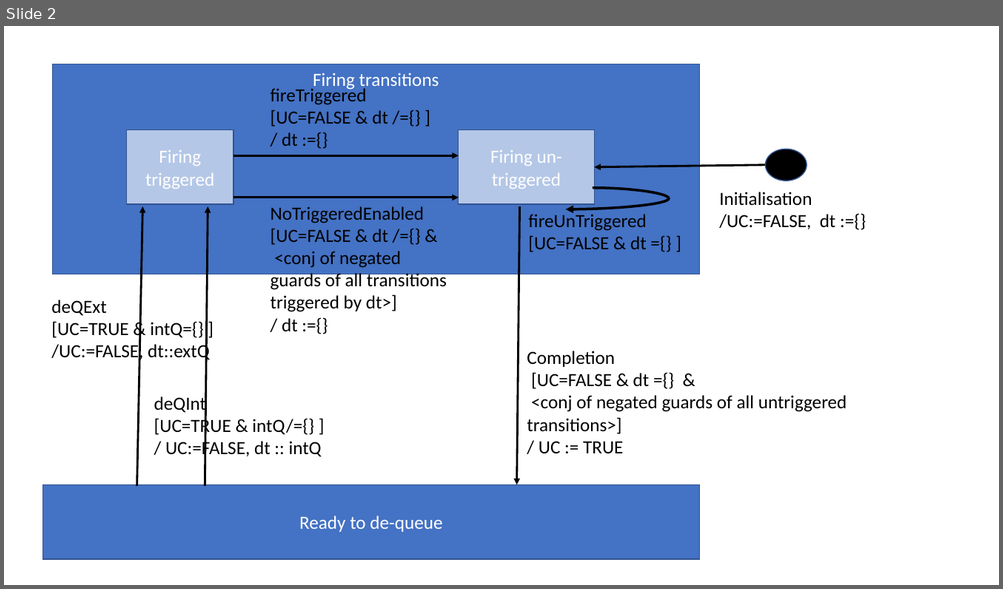
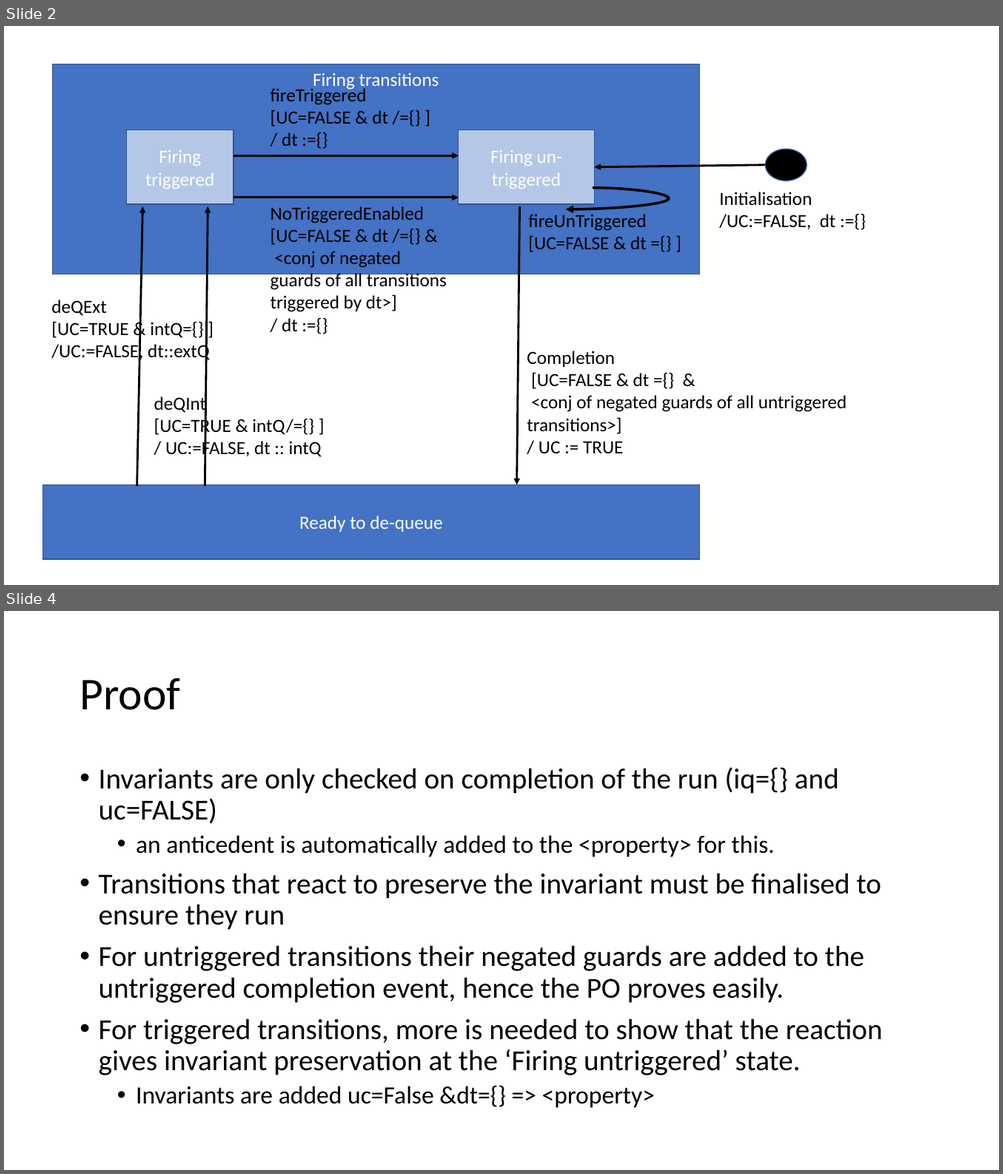
Before and after one commit to kmorris3/rodin_scxml_plugin, a slide deck: GeneralDocumentation/BasisSchematic_Aug2019.pptx. Shown one above the other, each under a label of ours: slide 2 before the commit, slides 2 and 4 after it; the slides between them are not shown. The pictures are 1003x589 and 1003x1174 pixels, drawn with LibreOffice and Linux fonts; fonts in the diff are those of the drawing. Boxes give left, top, right and bottom in pixels: in the first picture for what was removed or moved away, otherwise in the second. Text is boxed around its words. In the diff, an @@ line names an element or a change of style, - is before the commit and + after.

```diff
--- a/GeneralDocumentation/BasisSchematic_Aug2019.pptx
+++ b/GeneralDocumentation/BasisSchematic_Aug2019.pptx
@@ slide 4 added at <box>4,611,999,1170</box>, background #FFFFFF @@
@@ title added at <box>79,678,180,710</box>, 44 pt, text #000000 @@
+Proof
@@ text added at <box>99,767,882,1108</box>, 28 pt, text #000000 @@
+• Invariants are only checked on completion of the run (iq={} and uc=FALSE)
+  • an anticedent is automatically added to the <property> for this.
+• Transitions that react to preserve the invariant must be finalised to ensure they run
+• For untriggered transitions their negated guards are added to the untriggered completion event, hence the PO proves easily.
+• For triggered transitions, more is needed to show that the reaction gives invariant preservation at the ‘Firing untriggered’ state.
+  • Invariants are added uc=False &dt={} => <property>
```
Also in this commit, not shown: 2 other slides added.
